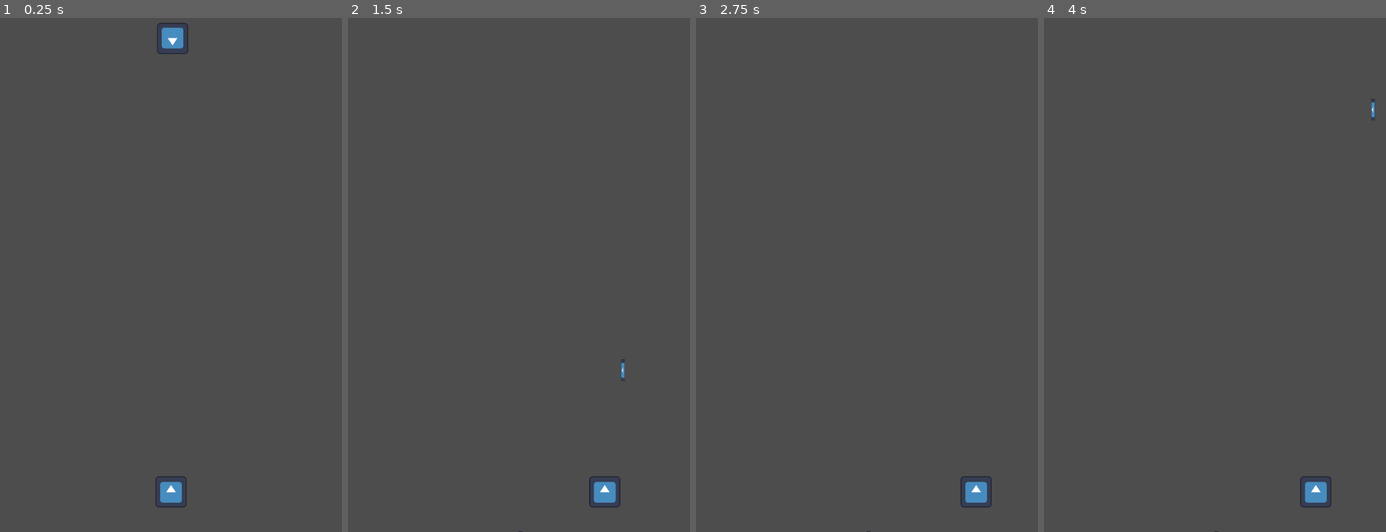
Above: before the commit, frames 1-4 (left to right).
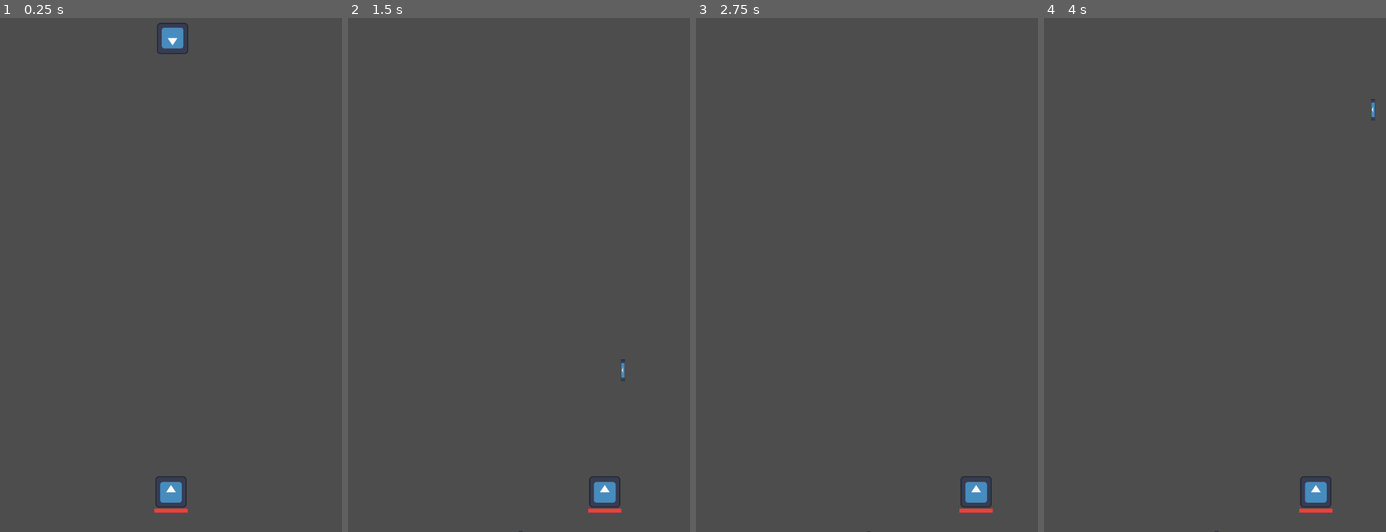
Above: after the commit, the same moments.

Repository: Loyalhand/SpaceInvadeDoor
Game: Godot game, scene res://scenes/level_1.tscn
Same seed, same stepped clock (60 frames per second), same inputs: the game is played once before the commit and once after it. The engine's default icon, where the game draws it, is replaced by a stand-in: a white triangle on a blue panel in a dark square.
Inputs:
- Up to frame 1 (0.25 s): no input
- Up to frame 2 (1.5 s): tap Enter at 0.5 s; hold Right (move_right) 0.53-1.28 s; tap Space (shoot) at 0.6, 1.35 s; hold Left (move_left) from 1.28 s (still down)
- Up to frame 3 (2.75 s): release Left (move_left) at 2.03 s; hold Right (move_right) from 2.03 s (still down); tap Space (shoot) at 2.1 s
- Up to frame 4 (4 s): tap Space (shoot) at 2.85, 3.5, 3.6 s; release Right (move_right) at 3.53 s; hold Left (move_left) from 3.53 s (still down)

The runs differ from the first frame. In frame 1, less than 0.1% of the frame differs, in the area x 45-55%, y 95-97%; in frame 2, less than 0.1%; in frame 3, less than 0.1%; in frame 4, less than 0.1%.

Commit message:
added player health bar

Diff:
--- a/scenes/level_1.tscn
+++ b/scenes/level_1.tscn
@@ -6,6 +6,7 @@
 [node name="Level1" type="Node2D"]
 
 [node name="Player" parent="." instance=ExtResource("1_66b4d")]
+unique_name_in_owner = true
 position = Vector2(329, 1075)
 
 [node name="SmallEnemy" parent="." instance=ExtResource("2_buby1")]
--- a/scenes/player.tscn
+++ b/scenes/player.tscn
@@ -1,12 +1,16 @@
-[gd_scene load_steps=6 format=3 uid="uid://d4k4fu8fgx8me"]
+[gd_scene load_steps=8 format=3 uid="uid://d4k4fu8fgx8me"]
 
 [ext_resource type="Script" path="res://scripts/player.gd" id="1_oyifn"]
 [ext_resource type="Texture2D" uid="uid://be1i4kaeip0ye" path="res://icon.svg" id="1_vnh6r"]
 [ext_resource type="Script" path="res://scripts/hurtbox.gd" id="3_yhfle"]
+[ext_resource type="Script" path="res://scripts/health_bar.gd" id="4_766r4"]
 
 [sub_resource type="CircleShape2D" id="CircleShape2D_reqf3"]
 
 [sub_resource type="RectangleShape2D" id="RectangleShape2D_jgahb"]
+
+[sub_resource type="StyleBoxFlat" id="StyleBoxFlat_f1h48"]
+bg_color = Color(0.95, 0.2375, 0.2375, 1)
 
 [node name="Player" type="CharacterBody2D"]
 script = ExtResource("1_oyifn")
@@ -24,4 +28,21 @@
 [node name="CollisionShape2D" type="CollisionShape2D" parent="HurtBox"]
 shape = SubResource("RectangleShape2D_jgahb")
 
+[node name="Control" type="Control" parent="."]
+layout_mode = 3
+anchors_preset = 0
+offset_right = 40.0
+offset_bottom = 40.0
+
+[node name="HealthBar" type="ProgressBar" parent="Control"]
+offset_left = -32.0
+offset_top = 32.0
+offset_right = 32.0
+offset_bottom = 40.0
+theme_override_styles/fill = SubResource("StyleBoxFlat_f1h48")
+rounded = true
+show_percentage = false
+script = ExtResource("4_766r4")
+
 [connection signal="area_entered" from="HurtBox" to="HurtBox" method="_on_area_entered"]
+[connection signal="health_depleted" from="HurtBox" to="." method="_on_hurt_box_health_depleted"]
--- /dev/null
+++ b/scenes/ui.tscn
@@ -0,0 +1,13 @@
+[gd_scene format=3 uid="uid://dmdcjrxdt3bs0"]
+
+[node name="UI" type="Control"]
+layout_mode = 3
+anchors_preset = 15
+anchor_right = 1.0
+anchor_bottom = 1.0
+offset_left = 3.0
+offset_top = -2.0
+offset_right = 3.0
+offset_bottom = -2.0
+grow_horizontal = 2
+grow_vertical = 2
--- a/scripts/Rocket.gd
+++ b/scripts/Rocket.gd
@@ -9,5 +9,5 @@
 func _on_visible_on_screen_enabler_2d_screen_exited():
 	queue_free()
 
-func _on_hitbox_area_entered(area):
+func _on_hitbox_area_entered(_area):
 	queue_free()
--- /dev/null
+++ b/scripts/health_bar.gd
@@ -0,0 +1,8 @@
+extends ProgressBar
+@onready var player = $"../.."
+
+func _ready():
+	value = player.health
+
+func _process(_delta):
+	value = player.health
--- a/scripts/player.gd
+++ b/scripts/player.gd
@@ -2,7 +2,7 @@
 
 const SPEED = 300.0
 var health = 100
-var screen_size_x: int
+var screen_size_x
 
 func _ready():
 	screen_size_x = get_viewport().get_visible_rect().size.x
@@ -30,3 +30,7 @@
 	var beam_instance = BEAM.instantiate()
 	beam_instance.global_position = global_position
 	add_sibling(beam_instance)
+
+
+func _on_hurt_box_health_depleted():
+	get_tree().reload_current_scene()
